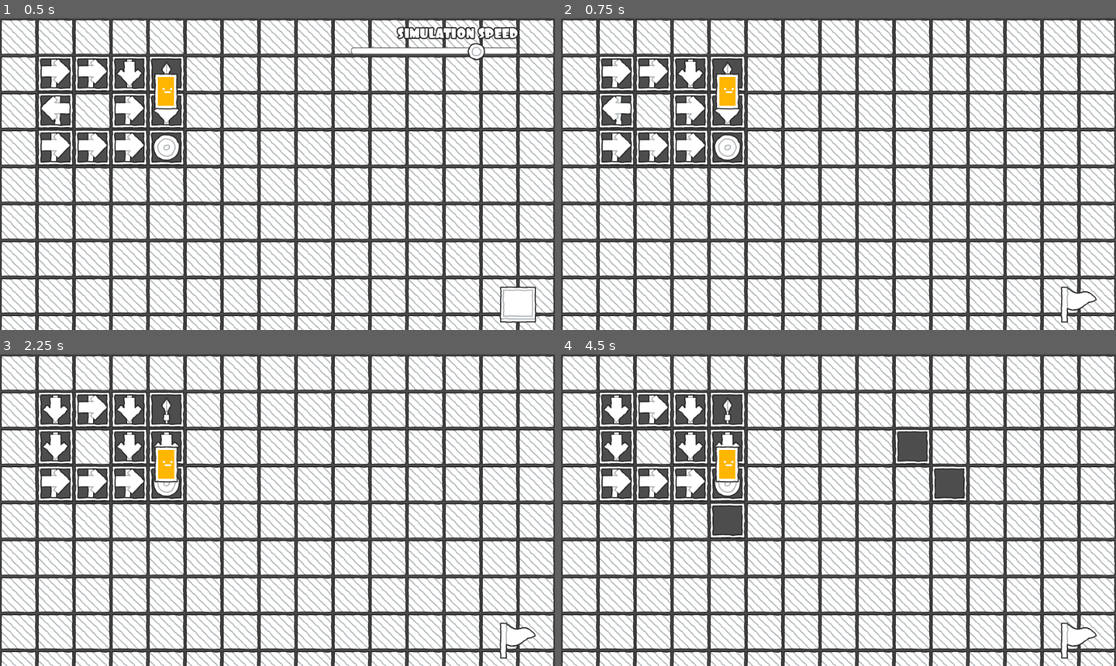
Above: before the commit, frames 1-4 (two rows, left to right).
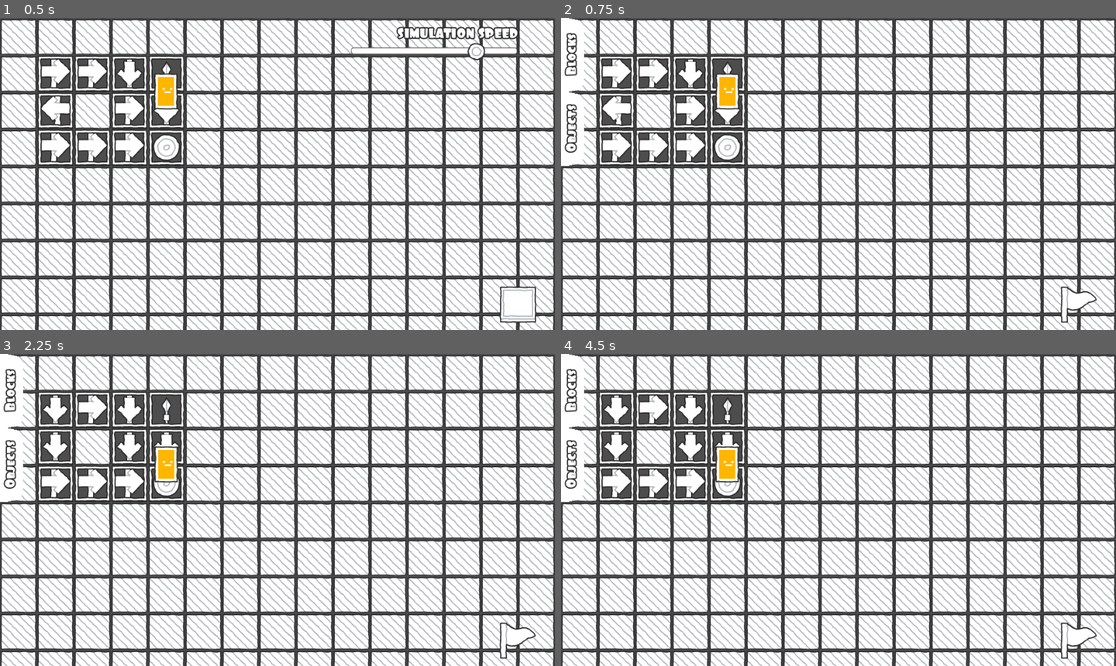
Above: after the commit, the same moments.

Repository: moraguma/RLSandbox
Game: Godot game, scene res://scenes/Experiments/MonteCarloESEnv.tscn
Same seed, same stepped clock (60 frames per second), same inputs: the game is played once before the commit and once after it. The project has no main scene, so this scene is started directly.
Inputs (mouse positions are in pixels of both pictures, inside the frame that each line leads up to):
- Up to frame 1 (0.5 s): no input
- Up to frame 2 (0.75 s): click (1077, 305) at 0.5 s
- Up to frame 3 (2.25 s): click (516, 641) at 1.25 s; click (516, 641) at 2 s
- Up to frame 4 (4.5 s): tap Enter (ui_accept) at 2.75, 3.02, 3.5, 3.77, 4.25 s; move the mouse to (960, 494) at 2.77 s; click (960, 494) at 2.85 s; move the mouse to (727, 525) at 3.52 s; click (727, 525) at 3.6 s; move the mouse to (894, 441) at 4.27 s; click (894, 441) at 4.35 s

Frame 1 is identical in both runs. In frame 2, 0.9% of the frame differs, in the area x 0-5%, y 0-48%; in frame 3, 0.9%; in frame 4, 2.8%, in the area x 0-74%, y 0-60%.

Commit message:
Tilemap editor complete

Diff:
--- a/scenes/Environment.tscn
+++ b/scenes/Environment.tscn
@@ -8,6 +8,8 @@
 [ext_resource type="Texture2D" uid="uid://ck2vbneo8g87j" path="res://resources/sprites/play.png" id="6_1hkb3"]
 [ext_resource type="Script" path="res://scenes/scripts/EnvironmentBuilder.gd" id="6_60b1d"]
 [ext_resource type="Texture2D" uid="uid://fu4kxuc8g80o" path="res://resources/sprites/stop.png" id="7_tosob"]
+[ext_resource type="PackedScene" uid="uid://bsr4483dtngqb" path="res://scenes/TileButton.tscn" id="8_iqjj4"]
+[ext_resource type="PackedScene" uid="uid://ejr6e87jlm2y" path="res://scenes/RightColapseMenu.tscn" id="8_tta2c"]
 
 [sub_resource type="TileSetAtlasSource" id="TileSetAtlasSource_7pnhd"]
 texture = ExtResource("1_gfq80")
@@ -65,7 +67,64 @@
 offset_right = 960.0
 offset_bottom = 544.0
 
-[node name="Play" type="TextureButton" parent="EnvironmentBuilder"]
+[node name="Blocks" parent="EnvironmentBuilder" instance=ExtResource("8_tta2c")]
+
+[node name="Label" type="Label" parent="EnvironmentBuilder/Blocks"]
+offset_left = 3.0
+offset_top = 99.0
+offset_right = 81.0
+offset_bottom = 131.0
+rotation = -1.5708
+theme = ExtResource("5_cutwa")
+text = "Blocks"
+
+[node name="EmptyTile" parent="EnvironmentBuilder/Blocks" instance=ExtResource("8_iqjj4")]
+position = Vector2(-224, 96)
+texture = ExtResource("1_gfq80")
+vframes = 2
+layer = 1
+
+[node name="WallTile" parent="EnvironmentBuilder/Blocks" instance=ExtResource("8_iqjj4")]
+position = Vector2(-96, 96)
+texture = ExtResource("1_gfq80")
+vframes = 2
+frame = 1
+layer = 1
+atlas_coords = Vector2i(0, 1)
+
+[node name="Objects" parent="EnvironmentBuilder" instance=ExtResource("8_tta2c")]
+
+[node name="Fold" parent="EnvironmentBuilder/Objects" index="2"]
+position = Vector2(0, 128)
+
+[node name="Label" type="Label" parent="EnvironmentBuilder/Objects"]
+offset_left = 3.0
+offset_top = 232.0
+offset_right = 85.0
+offset_bottom = 264.0
+rotation = -1.5708
+theme = ExtResource("5_cutwa")
+text = "Objects"
+
+[node name="WinTile" parent="EnvironmentBuilder/Objects" instance=ExtResource("8_iqjj4")]
+position = Vector2(-224, 96)
+texture = ExtResource("2_pk40i")
+hframes = 2
+vframes = 4
+frame = 5
+source_id = 1
+atlas_coords = Vector2i(1, 2)
+
+[node name="LoseTile" parent="EnvironmentBuilder/Objects" instance=ExtResource("8_iqjj4")]
+position = Vector2(-96, 96)
+texture = ExtResource("2_pk40i")
+hframes = 2
+vframes = 4
+frame = 7
+source_id = 1
+atlas_coords = Vector2i(1, 3)
+
+[node name="Play" type="TextureButton" parent="."]
 offset_left = 864.0
 offset_top = 464.0
 offset_right = 928.0
@@ -96,4 +155,6 @@
 
 [connection signal="mouse_entered" from="EnvironmentBuilder/BuildingArea" to="EnvironmentBuilder" method="focus_building"]
 [connection signal="mouse_exited" from="EnvironmentBuilder/BuildingArea" to="EnvironmentBuilder" method="unfocus_building"]
-[connection signal="pressed" from="EnvironmentBuilder/Play" to="." method="toggle_start"]
+[connection signal="pressed" from="Play" to="." method="toggle_start"]
+
+[editable path="EnvironmentBuilder/Objects"]
--- a/scenes/Experiments/MonteCarloESEnv.tscn
+++ b/scenes/Experiments/MonteCarloESEnv.tscn
@@ -12,3 +12,5 @@
 rewarder_script = ExtResource("4_pbgw6")
 learner_script = ExtResource("5_27ur2")
 headless_episodes = 200
+
+[editable path="EnvironmentBuilder/Objects"]
--- a/scenes/Experiments/QLearning.tscn
+++ b/scenes/Experiments/QLearning.tscn
@@ -12,3 +12,5 @@
 resetter_script = ExtResource("3_uwmfg")
 rewarder_script = ExtResource("4_x72b8")
 learner_script = ExtResource("5_p8am5")
+
+[editable path="EnvironmentBuilder/Objects"]
--- /dev/null
+++ b/scenes/LeftColapseMenu.tscn
@@ -0,0 +1,26 @@
+[gd_scene load_steps=3 format=3 uid="uid://cl2qfv56pe53d"]
+
+[ext_resource type="Script" path="res://scenes/scripts/ColapseMenu.gd" id="1_hk5lm"]
+[ext_resource type="PackedScene" uid="uid://dx0mgswvf7shb" path="res://scenes/LeftFold.tscn" id="2_2bpl8"]
+
+[node name="LeftColapseMenu" type="Polygon2D"]
+position = Vector2(960, 0)
+polygon = PackedVector2Array(0, 0, 0, 576, 320, 576, 320, 0)
+script = ExtResource("1_hk5lm")
+inactive_pos = Vector2(960, 0)
+active_pos = Vector2(640, 0)
+
+[node name="MouseBlocker" type="Control" parent="."]
+layout_mode = 3
+anchors_preset = 0
+offset_right = 320.0
+offset_bottom = 576.0
+
+[node name="MouseIdentifier" type="Control" parent="."]
+layout_mode = 3
+anchors_preset = 0
+offset_left = -960.0
+offset_right = -64.0
+offset_bottom = 576.0
+
+[node name="Fold" parent="." instance=ExtResource("2_2bpl8")]
--- /dev/null
+++ b/scenes/LeftFold.tscn
@@ -0,0 +1,15 @@
+[gd_scene load_steps=2 format=3 uid="uid://dx0mgswvf7shb"]
+
+[ext_resource type="Script" path="res://scenes/scripts/Fold.gd" id="1_ifu7b"]
+
+[node name="LeftFold" type="Polygon2D"]
+polygon = PackedVector2Array(0, 0, -12, 0, -32, 4, -36, 8, -40, 24, -40, 104, -36, 120, -32, 124, -12, 128, 0, 128)
+script = ExtResource("1_ifu7b")
+
+[node name="Control" type="Control" parent="."]
+layout_mode = 3
+anchors_preset = 0
+offset_left = -40.0
+offset_bottom = 128.0
+
+[connection signal="mouse_entered" from="Control" to="." method="enter_fold"]
--- /dev/null
+++ b/scenes/RightColapseMenu.tscn
@@ -0,0 +1,26 @@
+[gd_scene load_steps=3 format=3 uid="uid://ejr6e87jlm2y"]
+
+[ext_resource type="Script" path="res://scenes/scripts/ColapseMenu.gd" id="1_lowqy"]
+[ext_resource type="PackedScene" uid="uid://b2jhte8c8lgfh" path="res://scenes/RightFold.tscn" id="2_uy1gv"]
+
+[node name="RightColapseMenu" type="Polygon2D"]
+polygon = PackedVector2Array(0, 0, 0, 576, -320, 576, -320, 0)
+script = ExtResource("1_lowqy")
+active_pos = Vector2(320, 0)
+
+[node name="MouseBlocker" type="Control" parent="."]
+layout_mode = 3
+anchors_preset = 0
+offset_left = -320.0
+offset_bottom = 576.0
+
+[node name="MouseIdentifier" type="Control" parent="."]
+layout_mode = 3
+anchors_preset = 0
+offset_left = 64.0
+offset_right = 960.0
+offset_bottom = 576.0
+
+[node name="Fold" parent="." instance=ExtResource("2_uy1gv")]
+
+[connection signal="mouse_entered" from="MouseIdentifier" to="." method="colapse"]
--- /dev/null
+++ b/scenes/RightFold.tscn
@@ -0,0 +1,15 @@
+[gd_scene load_steps=2 format=3 uid="uid://b2jhte8c8lgfh"]
+
+[ext_resource type="Script" path="res://scenes/scripts/Fold.gd" id="1_s6pho"]
+
+[node name="RightFold" type="Polygon2D"]
+polygon = PackedVector2Array(0, 0, 12, 0, 32, 4, 36, 8, 40, 24, 40, 104, 36, 120, 32, 124, 12, 128, 0, 128)
+script = ExtResource("1_s6pho")
+
+[node name="Control" type="Control" parent="."]
+layout_mode = 3
+anchors_preset = 0
+offset_right = 40.0
+offset_bottom = 128.0
+
+[connection signal="mouse_entered" from="Control" to="." method="enter_fold"]
--- /dev/null
+++ b/scenes/TileButton.tscn
@@ -0,0 +1,30 @@
+[gd_scene load_steps=6 format=3 uid="uid://bsr4483dtngqb"]
+
+[ext_resource type="Script" path="res://scenes/scripts/TileButton.gd" id="1_12b1m"]
+[ext_resource type="Texture2D" uid="uid://dkreqhbr5k5ky" path="res://resources/sprites/selection_indicator.png" id="2_spqho"]
+
+[sub_resource type="StyleBoxEmpty" id="StyleBoxEmpty_wqej5"]
+
+[sub_resource type="StyleBoxEmpty" id="StyleBoxEmpty_vmvpb"]
+
+[sub_resource type="Theme" id="Theme_0w12s"]
+Button/styles/focus = SubResource("StyleBoxEmpty_wqej5")
+Button/styles/pressed = SubResource("StyleBoxEmpty_vmvpb")
+
+[node name="TileButton" type="Sprite2D"]
+script = ExtResource("1_12b1m")
+
+[node name="Button" type="Button" parent="."]
+offset_left = -32.0
+offset_top = -32.0
+offset_right = 96.0
+offset_bottom = 96.0
+theme = SubResource("Theme_0w12s")
+flat = true
+
+[node name="SelectionIndicator" type="Sprite2D" parent="."]
+visible = false
+position = Vector2(-32, -32)
+texture = ExtResource("2_spqho")
+
+[connection signal="pressed" from="Button" to="." method="pressed"]
--- /dev/null
+++ b/scenes/scripts/ColapseMenu.gd
@@ -0,0 +1,35 @@
+extends Polygon2D
+
+
+const ACCEL = 0.1
+
+
+@export var inactive_pos = Vector2(0, 0)
+@export var active_pos = Vector2(0, 0)
+
+
+var aim_pos
+
+
+@onready var mouse_identifier = $MouseIdentifier
+@onready var fold: Fold = $Fold
+
+
+func _ready():
+	position = inactive_pos
+	aim_pos = inactive_pos
+	fold.connect("entered_fold", uncolapse)
+
+
+func _process(delta):
+	position = lerp(position, aim_pos, ACCEL)
+
+
+func uncolapse():
+	aim_pos = active_pos
+	mouse_identifier.mouse_filter = mouse_identifier.MOUSE_FILTER_STOP
+
+
+func colapse():
+	aim_pos = inactive_pos
+	mouse_identifier.mouse_filter = mouse_identifier.MOUSE_FILTER_IGNORE
--- a/scenes/scripts/Environment.gd
+++ b/scenes/scripts/Environment.gd
@@ -152,6 +152,7 @@
 	while episodes < headless_episodes:
 		_iterate_algorithm()
 
+	environment_builder.hide()
 	agent_sprite.show()
 	simulation_speed.show()
 	speed_slider.show()
@@ -163,6 +164,7 @@
 
 	DataVisualizer.viewable = false
 
+	environment_builder.show()
 	simulation_speed.hide()
 	speed_slider.hide()
 
@@ -192,6 +194,7 @@
 			return
 	elif tile_info["source_id"] == ENVIRONMENT_ID:
 		assert(tile_info["layer"] == ENVIRONMENT_LAYER, "Environment used in non environment layer!")
+		set_cell(OBJECT_LAYER, coords, -1)
 
 	if coords[0] > 0 and coords[0] < MAX_H and coords[1] > 0 and coords[1] < MAX_V:
 		set_cell(tile_info["layer"], coords, tile_info["source_id"], tile_info["atlas_coords"])
@@ -294,7 +297,6 @@
 				type = Function.Type.LINE,
 				interpolation = Function.Interpolation.STAIR })
 		DataVisualizer.reset_functions(g_function)
-		DataVisualizer.viewable = true
 	else:
 		g_function.add_point(episodes, cummulative_reward)
 		if g_function.count_points() > MAX_DATA_POINTS:
@@ -310,6 +312,8 @@
 					type = Function.Type.LINE,
 					interpolation = Function.Interpolation.LINEAR })
 			DataVisualizer.add_function(averaged_function)
+			DataVisualizer.viewable = true
+
 		else:
 			averaged_function.add_point(episodes, running_total_reward / running_episodes)
 			if averaged_function.count_points() * EPISODES_TO_AVERAGE > MAX_DATA_POINTS:
--- a/scenes/scripts/EnvironmentBuilder.gd
+++ b/scenes/scripts/EnvironmentBuilder.gd
@@ -1,8 +1,4 @@
 extends Node2D
-
-
-@onready var play_button = $Play
-@onready var environment: RLEnvironment = get_parent()
 
 
 var selected_tile = null
@@ -10,12 +6,16 @@
 var has_focus = false
 
 
+@onready var play_button = $"../Play"
+@onready var environment: RLEnvironment = get_parent()
+@onready var tile_buttons = [$Blocks/EmptyTile, $Blocks/WallTile, $Objects/WinTile, $Objects/LoseTile]
+
+
 func _ready():
 	play_button.button_pressed = not environment.running
 
-	selected_tile = {"layer": environment.ENVIRONMENT_LAYER,
-						"source_id": environment.ENVIRONMENT_ID,
-						"atlas_coords": environment.EMPTY_TILE}
+	for tile_button in tile_buttons:
+		tile_button.connect("select", select_tile)
 
 
 func _input(event):
@@ -24,6 +24,13 @@
 			environment.place_tile(selected_tile, Vector2i(get_viewport().get_mouse_position() / environment.CELL_SIZE))
 
 
+func select_tile(tile_info):
+	for tile_button in tile_buttons:
+		tile_button.deselect()
+
+	selected_tile = tile_info
+
+
 func focus_building():
 	has_focus = true
 
--- /dev/null
+++ b/scenes/scripts/Fold.gd
@@ -0,0 +1,9 @@
+class_name Fold
+extends Node2D
+
+
+signal entered_fold
+
+
+func enter_fold():
+	emit_signal("entered_fold")
--- /dev/null
+++ b/scenes/scripts/TileButton.gd
@@ -0,0 +1,31 @@
+class_name TileButton
+extends Sprite2D
+
+
+signal select(tile_info)
+
+
+@export var layer: int
+@export var source_id: int
+@export var atlas_coords: Vector2i
+
+
+var tile_info
+
+
+@onready var selection_indicator = $SelectionIndicator
+
+
+func _ready():
+	tile_info = {"layer": layer,
+				"source_id": source_id,
+				"atlas_coords": atlas_coords}
+
+
+func pressed():
+	emit_signal("select", tile_info)
+	selection_indicator.show()
+
+
+func deselect():
+	selection_indicator.hide()
Not shown, changed: addons/easy_charts/utilities/scripts/ec_utilities.gd
Binary file added: resources/sprites/selection_indicator.png
Not shown, added: resources/sprites/selection_indicator.png.import
Not shown: 1 places in scenes/Environment.tscn that only renumber resources
